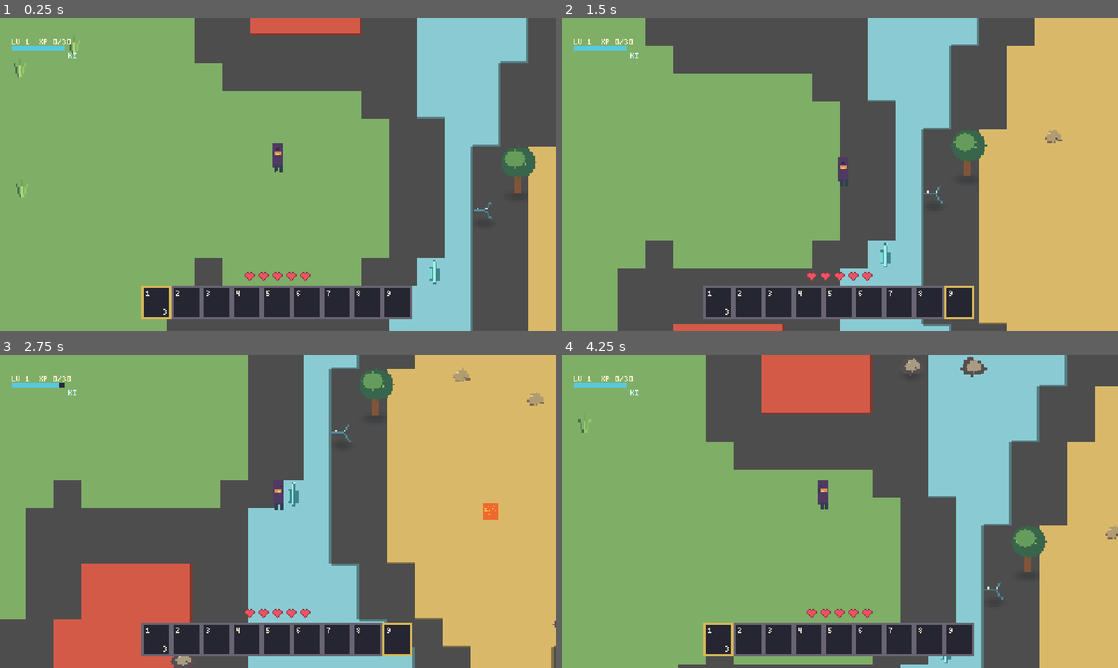
Above: before the commit, frames 1-4 (two rows, left to right).
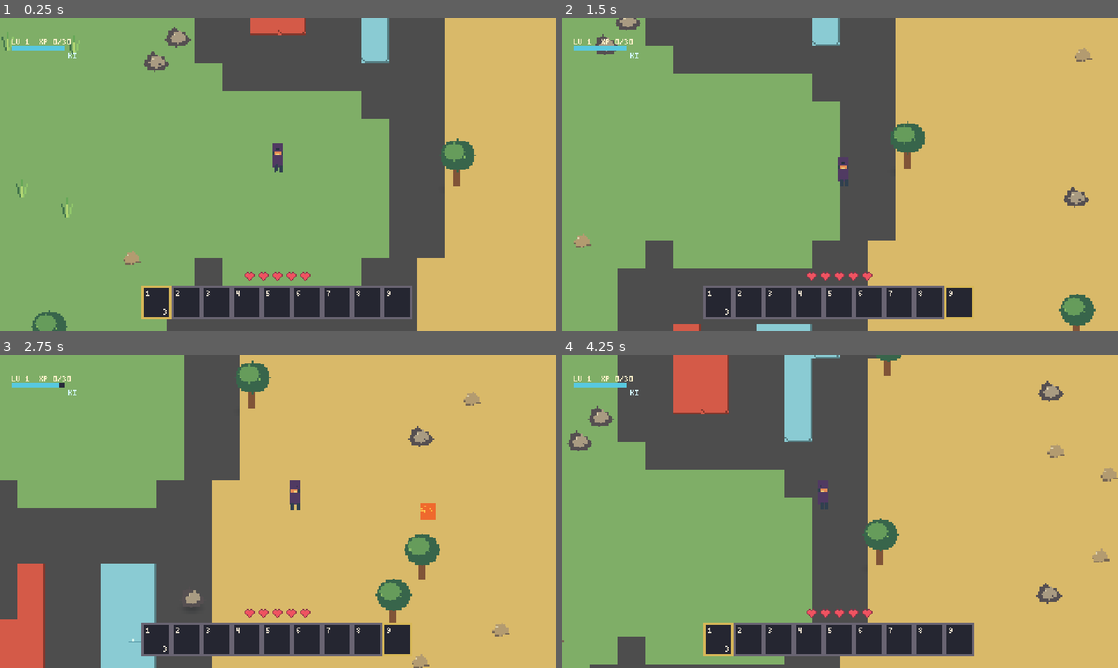
Above: after the commit, the same moments.

Repository: tnvr07/GameZero
Game: Godot game, scene res://scenes/main.tscn
Two runs of this game, one before a commit and one after it. Both use one fixed random seed, a clock stepped at 60 frames per second and the inputs below.
Inputs:
- Up to frame 1 (0.25 s): no input
- Up to frame 2 (1.5 s): tap Enter at 0.5 s; hold D 0.53-1.28 s; tap 1 at 0.6 s; tap Space at 0.77 s; hold S from 1.28 s (still down); tap 9 at 1.35 s
- Up to frame 3 (2.75 s): tap Space at 1.52 s; release S at 2.03 s; hold D from 2.03 s (still down); tap J at 2.1 s
- Up to frame 4 (4.25 s): release D at 2.78 s; hold W 2.78-3.53 s; tap Shift at 2.85 s; tap Space at 3.02, 3.77 s; hold A from 3.53 s (still down); tap 1 at 3.6 s

The runs differ from the first frame. In frame 1, 22% of the frame differs, in the area x 0-100%, y 0-100%; in frame 2, 21%; in frame 3, 45%; in frame 4, 51%.

Commit message:
Refactor world generation logic to improve biome smoothing and lava placement; enhance edge drawing for terrain transitions.

Diff:
--- a/scripts/art_assets.gd
+++ b/scripts/art_assets.gd
@@ -59,7 +59,7 @@
 			var neighbors := _decode_variant(variant)
 			for side in range(4):
 				if biome > neighbors[side]:
-					_draw_edge(image, base_tiles, biome * 16, tile_x, tile_y, side)
+					_draw_edge(image, base_tiles, biome * 16, tile_x, tile_y, side, biome, neighbors)
 	_terrain_texture = ImageTexture.create_from_image(image)
 	return _terrain_texture
 
@@ -395,14 +395,33 @@
 		value = int(value / 4)
 	return neighbors
 
-static func _draw_edge(image: Image, base_tiles: Image, source_x: int, x: int, y: int, side: int) -> void:
+static func _draw_edge(
+	image: Image,
+	base_tiles: Image,
+	source_x: int,
+	x: int,
+	y: int,
+	side: int,
+	biome: int,
+	neighbors: Array[int]
+) -> void:
 	for offset in range(16):
+		var rounded_start := neighbors[(side + 3) % 4] != biome
+		var rounded_end := neighbors[(side + 1) % 4] != biome
+		var inset := _rounded_edge_inset(offset, rounded_start, rounded_end)
 		match side:
 			0:
-				image.set_pixel(x + offset, y, base_tiles.get_pixel(source_x + offset, 0).darkened(0.38))
+				image.set_pixel(x + offset, y + inset, base_tiles.get_pixel(source_x + offset, 0).darkened(0.38))
 			1:
-				image.set_pixel(x + 15, y + offset, base_tiles.get_pixel(source_x + 15, offset).darkened(0.38))
+				image.set_pixel(x + 15 - inset, y + offset, base_tiles.get_pixel(source_x + 15, offset).darkened(0.38))
 			2:
-				image.set_pixel(x + offset, y + 15, base_tiles.get_pixel(source_x + offset, 15).darkened(0.38))
+				image.set_pixel(x + offset, y + 15 - inset, base_tiles.get_pixel(source_x + offset, 15).darkened(0.38))
 			3:
-				image.set_pixel(x, y + offset, base_tiles.get_pixel(source_x, offset).darkened(0.38))
+				image.set_pixel(x + inset, y + offset, base_tiles.get_pixel(source_x, offset).darkened(0.38))
+
+static func _rounded_edge_inset(offset: int, rounded_start: bool, rounded_end: bool) -> int:
+	if rounded_start and offset < 3:
+		return 2 - offset
+	if rounded_end and offset > 12:
+		return offset - 13
+	return 0
--- a/scripts/world.gd
+++ b/scripts/world.gd
@@ -21,7 +21,9 @@
 var enemies: Node2D
 var actors: Node2D
 var _lava_cells: Dictionary = {}
+var _biome_cells: Dictionary = {}
 var _biome_noise := FastNoiseLite.new()
+var _lava_noise := FastNoiseLite.new()
 var _variation_noise := FastNoiseLite.new()
 
 func _ready() -> void:
@@ -87,7 +89,12 @@
 	_biome_noise.noise_type = FastNoiseLite.TYPE_SIMPLEX
 	_biome_noise.fractal_type = FastNoiseLite.FRACTAL_FBM
 	_biome_noise.fractal_octaves = 2
-	_biome_noise.frequency = 0.012
+	_biome_noise.frequency = 0.008
+	_lava_noise.seed = 28401
+	_lava_noise.noise_type = FastNoiseLite.TYPE_SIMPLEX
+	_lava_noise.fractal_type = FastNoiseLite.FRACTAL_FBM
+	_lava_noise.fractal_octaves = 2
+	_lava_noise.frequency = 0.018
 	_variation_noise.seed = 90721
 	_variation_noise.noise_type = FastNoiseLite.TYPE_SIMPLEX
 	_variation_noise.frequency = 0.075
@@ -98,28 +105,33 @@
 	var desert_cells: Array[Vector2i] = []
 	for y in range(-WORLD_RADIUS, WORLD_RADIUS + 1):
 		for x in range(-WORLD_RADIUS, WORLD_RADIUS + 1):
-			var biome_value := _biome_noise.get_noise_2d(x, y)
-			var biome := _biome_for_value(biome_value)
-			if Vector2i(x, y).length() < 5:
-				biome = 0
 			var cell := Vector2i(x, y)
-			var variation := _variation_noise.get_noise_2d(x, y)
-			if biome == 1 and variation > 0.62:
-				_lava_cells[cell] = true
-			else:
-				match biome:
-					0:
-						candy_cells.append(cell)
-					1:
-						fire_cells.append(cell)
-					2:
-						ice_cells.append(cell)
-					_:
-						desert_cells.append(cell)
+			_biome_cells[cell] = _biome_for_value(_biome_noise.get_noise_2d(x, y))
+	_biome_cells = _smooth_biomes(_biome_cells, 2)
+	for y in range(-WORLD_RADIUS, WORLD_RADIUS + 1):
+		for x in range(-WORLD_RADIUS, WORLD_RADIUS + 1):
+			var cell := Vector2i(x, y)
+			if cell.length() < 5:
+				_biome_cells[cell] = 0
+	for cell in _biome_cells:
+		match _biome_cells[cell]:
+			0:
+				candy_cells.append(cell)
+			1:
+				fire_cells.append(cell)
+			2:
+				ice_cells.append(cell)
+			_:
+				desert_cells.append(cell)
 	ground.set_cells_terrain_connect(candy_cells, 0, 0, true)
 	ground.set_cells_terrain_connect(fire_cells, 0, 1, true)
 	ground.set_cells_terrain_connect(ice_cells, 0, 2, true)
 	ground.set_cells_terrain_connect(desert_cells, 0, 3, true)
+
+	var lava_candidates: Dictionary = {}
+	for cell in _biome_cells:
+		lava_candidates[cell] = _biome_cells[cell] == 1 and _lava_noise.get_noise_2d(cell.x, cell.y) > 0.18
+	_lava_cells = _smooth_lava(lava_candidates, _biome_cells, 2)
 	for lava_cell in _lava_cells:
 		var shore_mask := 0
 		for side in range(CARDINAL_OFFSETS.size()):
@@ -135,13 +147,66 @@
 	)
 
 func _biome_for_value(value: float) -> int:
-	if value > 0.26:
+	if value > 0.18:
 		return 0
+	if value > -0.04:
+		return 1
 	if value > -0.24:
-		return 1
-	if value > -0.63:
 		return 2
 	return 3
+
+func _smooth_biomes(source: Dictionary, passes: int) -> Dictionary:
+	var result := source.duplicate()
+	for pass_index in range(passes):
+		var updated: Dictionary = {}
+		for cell in source:
+			var neighbor_counts: Dictionary = {}
+			for offset_y in range(-1, 2):
+				for offset_x in range(-1, 2):
+					if offset_x == 0 and offset_y == 0:
+						continue
+					var neighbor: Vector2i = cell + Vector2i(offset_x, offset_y)
+					if not source.has(neighbor):
+						continue
+					var biome: int = source[neighbor]
+					neighbor_counts[biome] = int(neighbor_counts.get(biome, 0)) + 1
+			var current_biome: int = source[cell]
+			var dominant_biome := current_biome
+			var dominant_count := 0
+			for candidate in neighbor_counts:
+				var count: int = neighbor_counts[candidate]
+				if count > dominant_count or (count == dominant_count and candidate == current_biome):
+					dominant_biome = candidate
+					dominant_count = count
+			updated[cell] = dominant_biome if dominant_count >= 5 else current_biome
+		result = updated
+		source = updated
+	return result
+
+func _smooth_lava(candidates: Dictionary, biomes: Dictionary, passes: int) -> Dictionary:
+	var result := candidates.duplicate()
+	for pass_index in range(passes):
+		var updated: Dictionary = {}
+		for cell in candidates:
+			if biomes[cell] != 1:
+				updated[cell] = false
+				continue
+			var lava_neighbors := 0
+			for offset_y in range(-1, 2):
+				for offset_x in range(-1, 2):
+					if offset_x == 0 and offset_y == 0:
+						continue
+					var neighbor: Vector2i = cell + Vector2i(offset_x, offset_y)
+					if candidates.get(neighbor, false) and biomes.get(neighbor, -1) == 1:
+						lava_neighbors += 1
+			updated[cell] = lava_neighbors >= 5
+		result = updated
+		candidates = updated
+	var lava: Dictionary = {}
+	for cell in result:
+		if result[cell]:
+			lava[cell] = true
+	return lava
 
 func _scatter_decorations() -> void:
 	var rng := RandomNumberGenerator.new()
@@ -153,7 +218,7 @@
 		var cell := Vector2i(rng.randi_range(-WORLD_RADIUS, WORLD_RADIUS), rng.randi_range(-WORLD_RADIUS, WORLD_RADIUS))
 		if cell.length() < 6 or _lava_cells.has(cell):
 			continue
-		var kind := _biome_for_value(_biome_noise.get_noise_2d(cell.x, cell.y))
+		var kind: int = _biome_cells.get(cell, _biome_for_value(_biome_noise.get_noise_2d(cell.x, cell.y)))
 		var variation := _variation_noise.get_noise_2d(cell.x, cell.y)
 		var position := ground.map_to_local(cell) + Vector2(rng.randf_range(-4.0, 4.0), rng.randf_range(-4.0, 4.0))
 		_spawn_world_object(_decoration_kind(kind, variation, rng), rng.randi(), position, true)
@@ -169,7 +234,7 @@
 		var cell := Vector2i(rng.randi_range(-WORLD_RADIUS, WORLD_RADIUS), rng.randi_range(-WORLD_RADIUS, WORLD_RADIUS))
 		if cell.length() < 5 or _lava_cells.has(cell):
 			continue
-		var biome := _biome_for_value(_biome_noise.get_noise_2d(cell.x, cell.y))
+		var biome: int = _biome_cells.get(cell, _biome_for_value(_biome_noise.get_noise_2d(cell.x, cell.y)))
 		var detail_chance := 0.0
 		match biome:
 			0:
Not shown, changed: README.md
